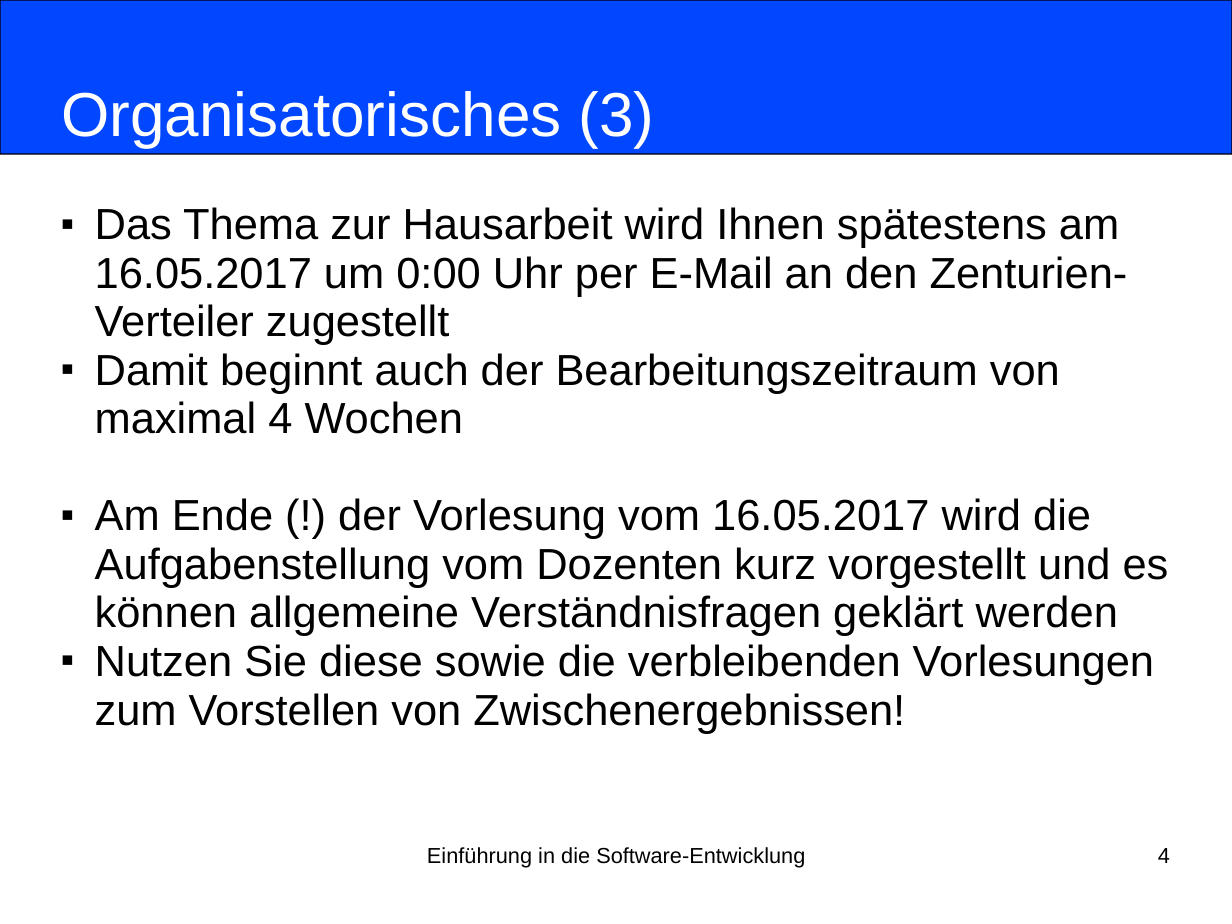
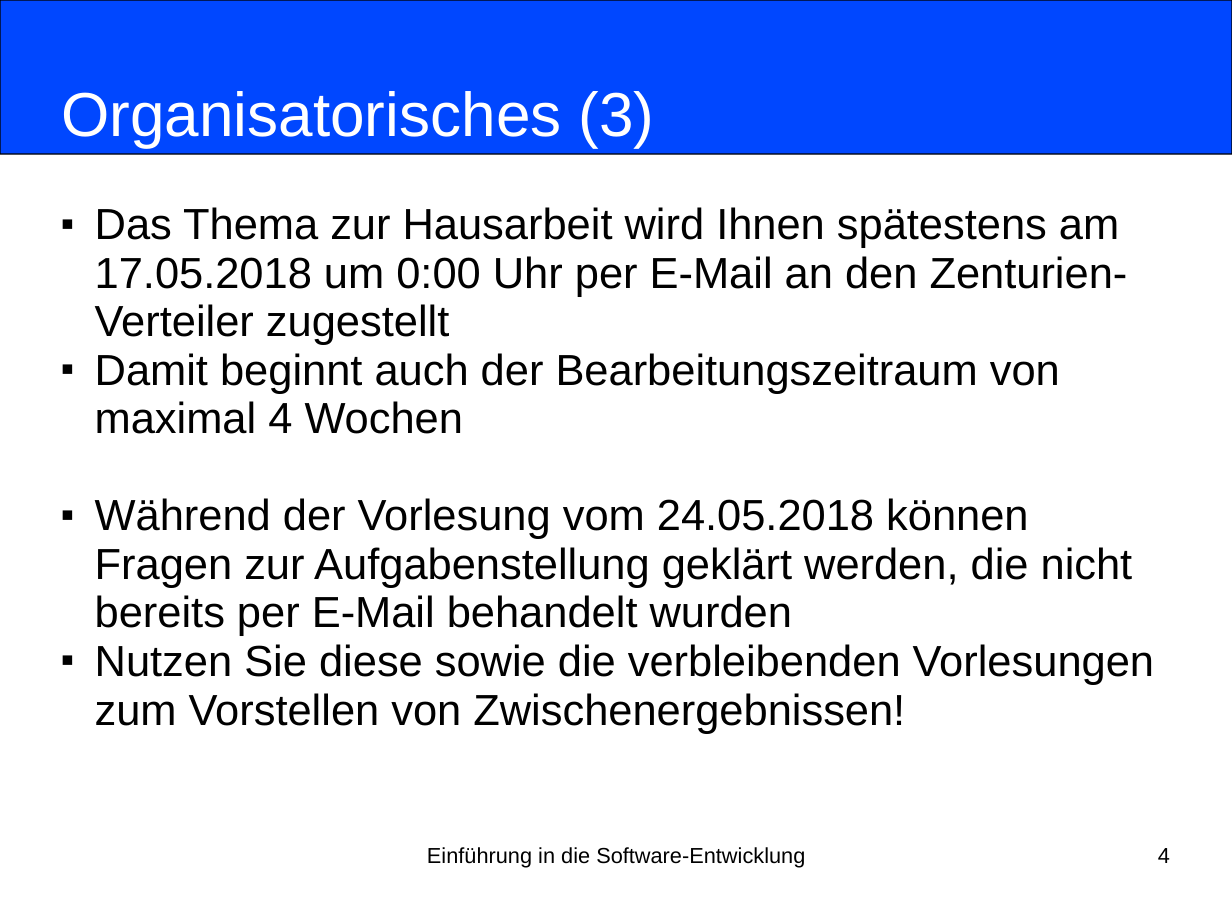
Before and after one commit to nordakademie-einfuehrung-java/vorlesungsskript, a slide deck: slide 4 of folien/Semester_04_Termin_03_Kapitel11.pptx. Drawn at 1232x924 pixels with LibreOffice and Linux fonts; fonts in the diff are those of the drawing. Boxes give left, top, right and bottom in pixels: in the first picture for what was removed or moved away, otherwise in the second. Text is boxed around its words. In the diff, an @@ line names an element or a change of style, - is before the commit and + after.

```diff
--- a/folien/Semester_04_Termin_03_Kapitel11.pptx
+++ b/folien/Semester_04_Termin_03_Kapitel11.pptx
@@ subtitle at box(95, 207, 1128, 345): text changed @@
-■ Das Thema zur Hausarbeit wird Ihnen spätestens am 16.05.2017 um 0:00 Uhr per E-Mail an den Zenturien-Verteiler zugestellt
+■ Das Thema zur Hausarbeit wird Ihnen spätestens am 17.05.2018 um 0:00 Uhr per E-Mail an den Zenturien-Verteiler zugestellt
@@ subtitle at box(95, 498, 1133, 636): text changed @@
-■ Am Ende (!) der Vorlesung vom 16.05.2017 wird die Aufgabenstellung vom Dozenten kurz vorgestellt und es können allgemeine Verständnisfragen geklärt werden
+■ Während der Vorlesung vom 24.05.2018 können Fragen zur Aufgabenstellung geklärt werden, die nicht bereits per E-Mail behandelt wurden
```
Also in this commit, not shown: 3 other slides changed, 1 other file.
